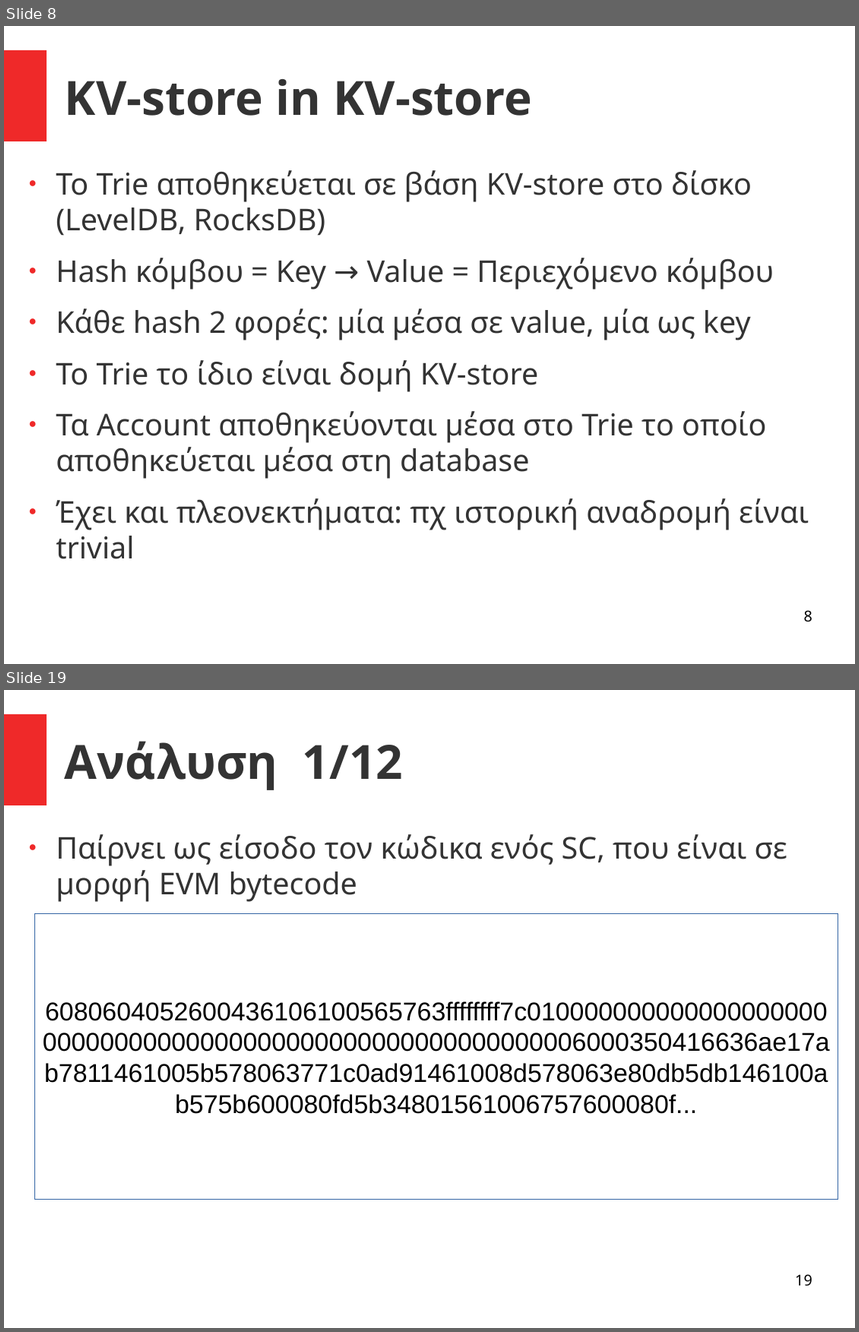
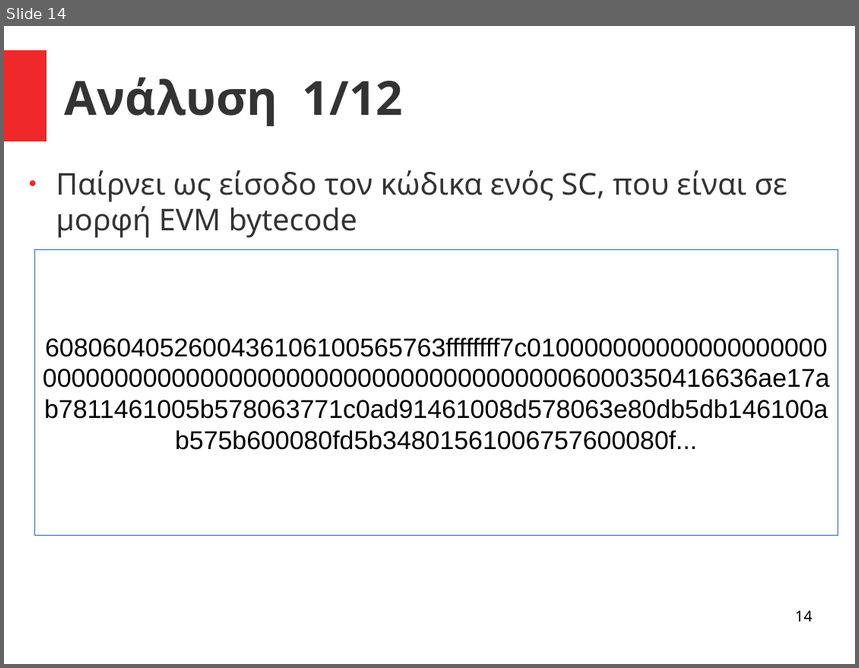
Before and after one commit to el15066/Diplomatiki, a slide deck: main/Presentation.odp. Shown one above the other, each under a label of ours: slides 8 and 19 before the commit, slide 14 after it; the slides between them are not shown. The pictures are 859x1332 and 859x668 pixels, drawn with LibreOffice and Linux fonts; fonts in the diff are those of the drawing. Boxes give left, top, right and bottom in pixels: in the first picture for what was removed or moved away, otherwise in the second. Text is boxed around its words. In the diff, an @@ line names an element or a change of style, - is before the commit and + after.

```diff
--- a/main/Presentation.odp
+++ b/main/Presentation.odp
@@ slide 8 removed at (4, 26, 855, 664), background #FFFFFF; not listed: 1 template element that a slide beside it also shows @@
@@ title removed at (65, 79, 531, 116) @@
-KV-store in KV-store
@@ text removed at (56, 170, 809, 560) @@
-● Το Trie αποθηκεύεται σε βάση KV-store στο δίσκο
-  (LevelDB, RocksDB)
-● Hash κόμβου = Key → Value = Περιεχόμενο κόμβου
-● Κάθε hash 2 φορές: μία μέσα σε value, μία ως key
-● Το Trie το ίδιο είναι δομή KV-store
-● Τα Account αποθηκεύονται μέσα στο Trie το οποίο αποθηκεύεται μέσα στη database
-● Έχει και πλεονεκτήματα: πχ ιστορική αναδρομή είναι trivial
@@ page number removed at (804, 610, 813, 623) @@
-8
@@ what was slide 19 is now slide 14 @@
@@ page number at (795, 610, 813, 622): text changed @@
-19
+14
```
Also in this commit, not shown: 17 slides changed, 5 slides added, 18 other slides removed, 1 other file.
